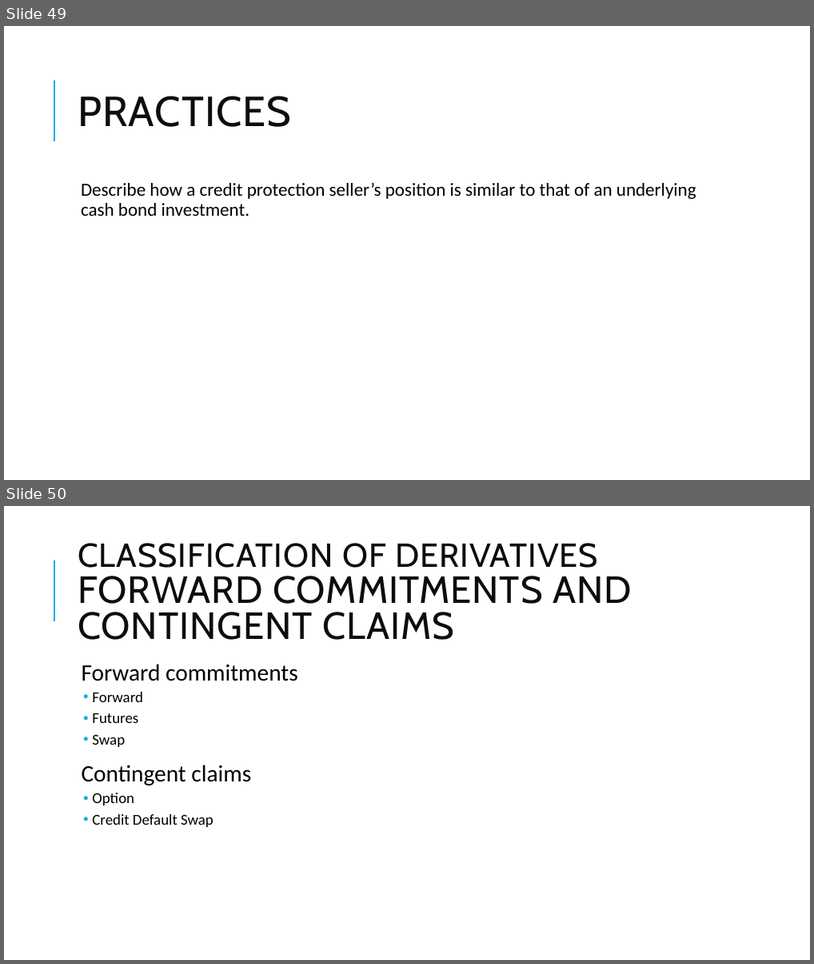
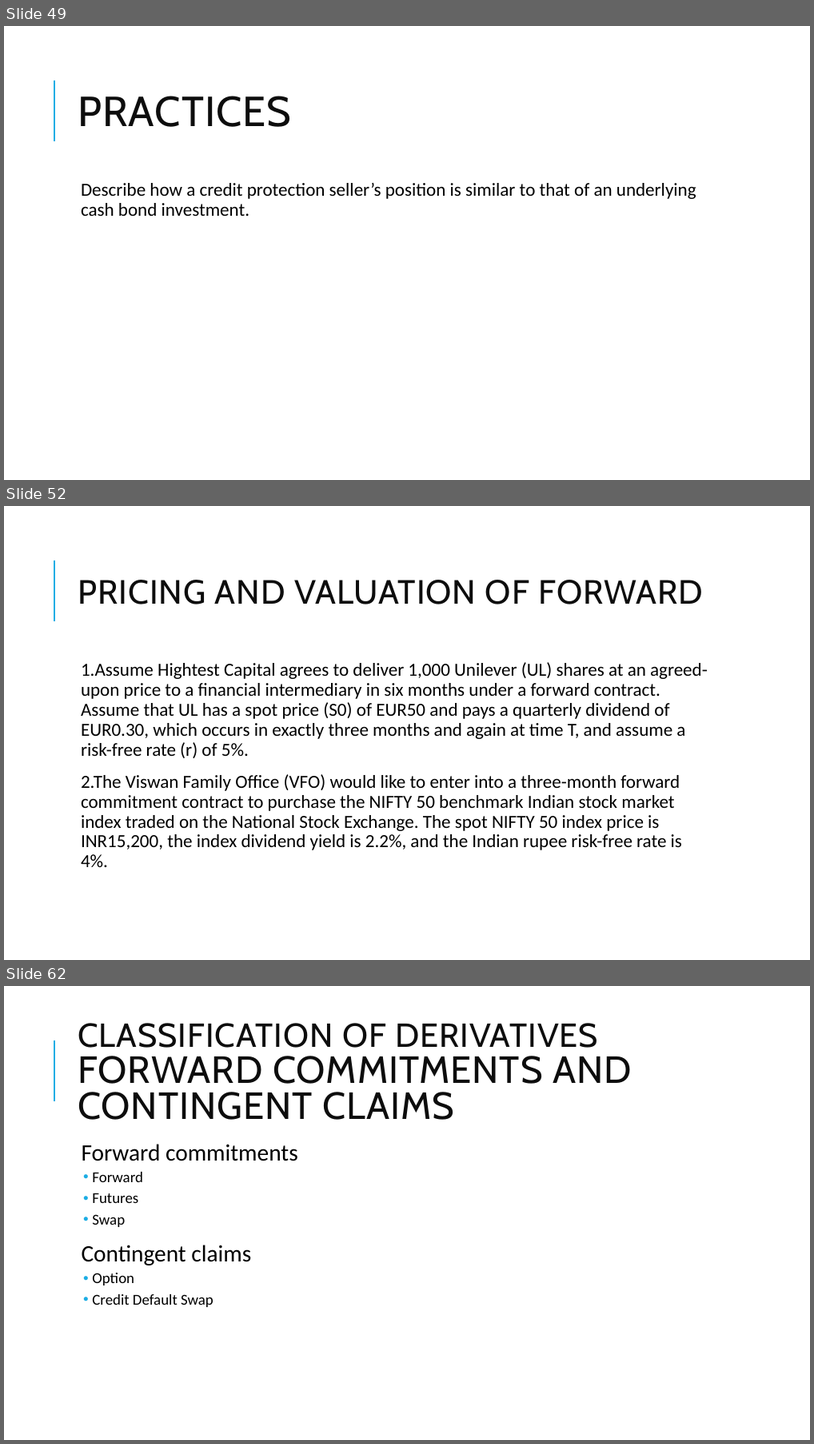
Before and after one commit to Isco0530/data, a slide deck: Derivatives.pptx. Shown one above the other, each under a label of ours: slides 49 and 50 before the commit, slides 49, 52 and 62 after it; the slides between them are not shown. The pictures are 814x964 and 814x1444 pixels, drawn with LibreOffice and Linux fonts; fonts in the diff are those of the drawing; background and template pictures are left out. Boxes give left, top, right and bottom in pixels: in the first picture for what was removed or moved away, otherwise in the second. Text is boxed around its words. In the diff, an @@ line names an element or a change of style, - is before the commit and + after.

```diff
--- a/Derivatives.pptx
+++ b/Derivatives.pptx
@@ slide 52 added at <box>4,506,810,960</box>, background #FFFFFF; not listed: 1 template element that a slide beside it also shows @@
@@ title added at <box>78,580,703,604</box>, 40 pt, text #0D0D0D @@
+PRICING AND VALUATION OF FORWARD
@@ text added at <box>81,662,708,867</box>, 22 pt, text #000000 @@
+  1.Assume Hightest Capital agrees to deliver 1,000 Unilever (UL) shares at an agreed-upon price to a financial intermediary in six months under a forward contract. Assume that UL has a spot price (S0) of EUR50 and pays a quarterly dividend of EUR0.30, which occurs in exactly three months and again at time T, and assume a risk-free rate (r) of 5%.
+  2.The Viswan Family Office (VFO) would like to enter into a three-month forward commitment contract to purchase the NIFTY 50 benchmark Indian stock market index traded on the National Stock Exchange. The spot NIFTY 50 index price is INR15,200, the index dividend yield is 2.2%, and the Indian rupee risk-free rate is 4%.
@@ what was slide 50 is now slide 62 @@
```
Also in this commit, not shown: 11 other slides added, 1 other file.
